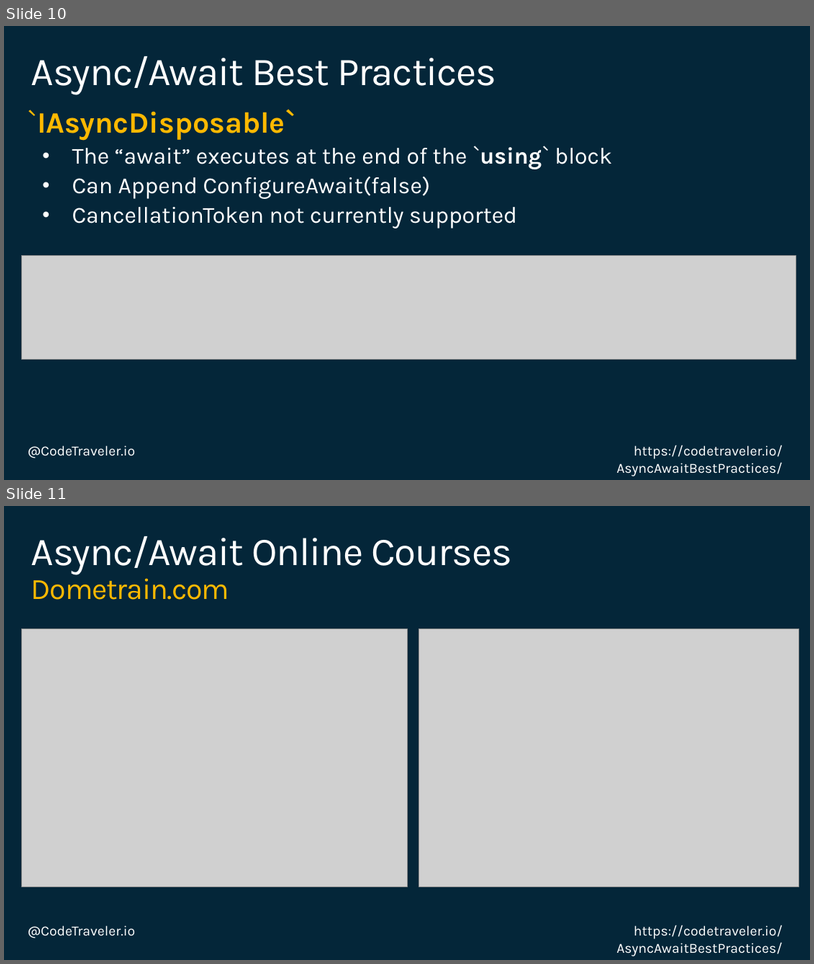
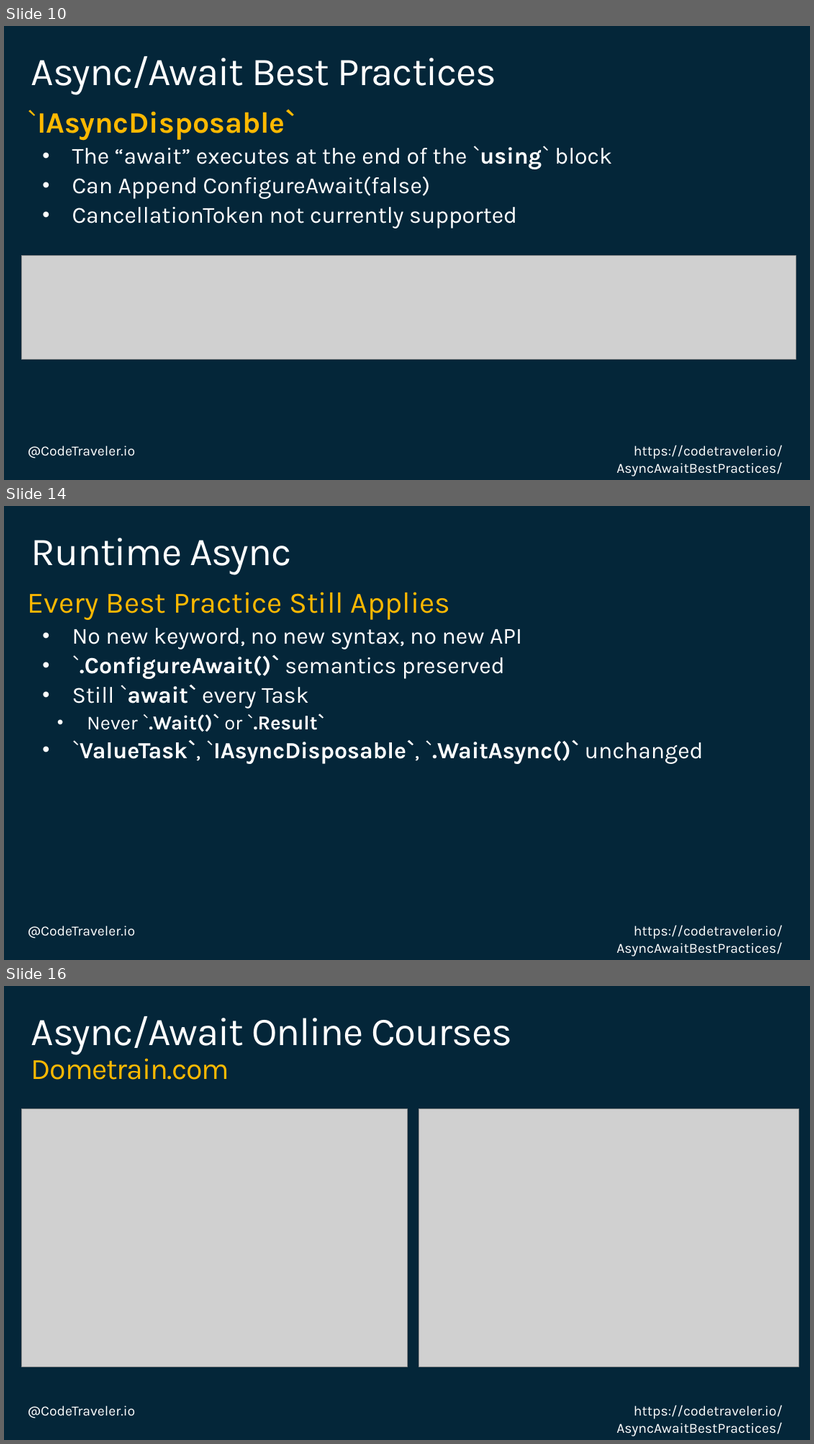
Before and after one commit to TheCodeTraveler/BecomeAnExpertWithAsyncAwait, a slide deck: 2. Correcting Common Async Await Mistakes/AsyncAwaitBestPractices.pptx. Shown one above the other, each under a label of ours: slides 10 and 11 before the commit, slides 10, 14 and 16 after it; the slides between them are not shown. The pictures are 814x964 and 814x1444 pixels, drawn with LibreOffice and Linux fonts; fonts in the diff are those of the drawing; grey boxes stand for pictures; background and template pictures are left out. Boxes give left, top, right and bottom in pixels: in the first picture for what was removed or moved away, otherwise in the second. Text is boxed around its words. In the diff, an @@ line names an element or a change of style, - is before the commit and + after.

Commit message:
Add Runtime Async

```diff
--- a/2. Correcting Common Async Await Mistakes/AsyncAwaitBestPractices.pptx
+++ b/2. Correcting Common Async Await Mistakes/AsyncAwaitBestPractices.pptx
@@ slide 14 added at (x1=4, y1=506, x2=810, y2=960), background #042639; not listed: 2 template elements that a slide beside it also shows @@
@@ title added at (x1=31, y1=538, x2=292, y2=575), 48 pt, text #FFFFFF @@
+Runtime Async
@@ text added at (x1=28, y1=592, x2=704, y2=764), 28 pt, text #FFFFFF @@
+Every Best Practice Still Applies
+  • No new keyword, no new syntax, no new API
+  • `.ConfigureAwait()` semantics preserved
+  • Still `await` every Task
+    • Never `.Wait()` or `.Result`
+  • `ValueTask`, `IAsyncDisposable`, `.WaitAsync()` unchanged
@@ what was slide 11 is now slide 16 @@
```
Also in this commit, not shown: 4 other slides added.
